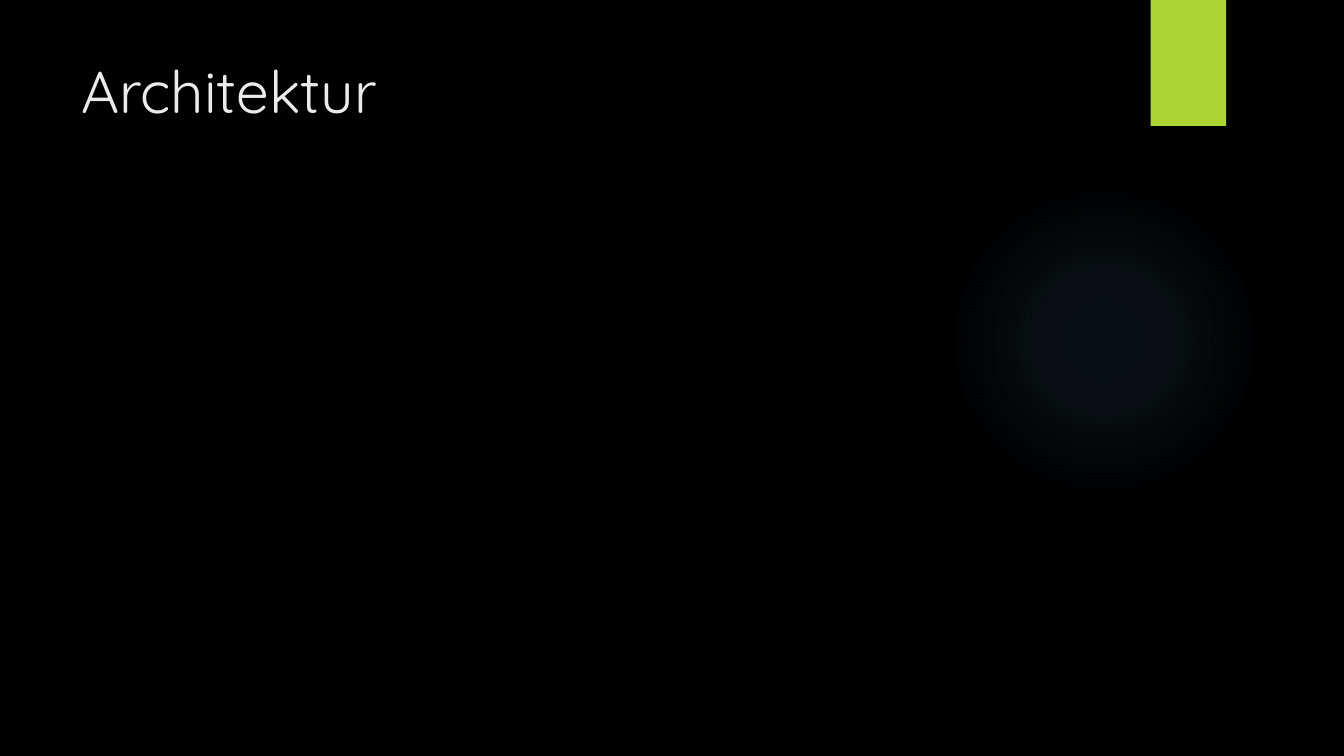
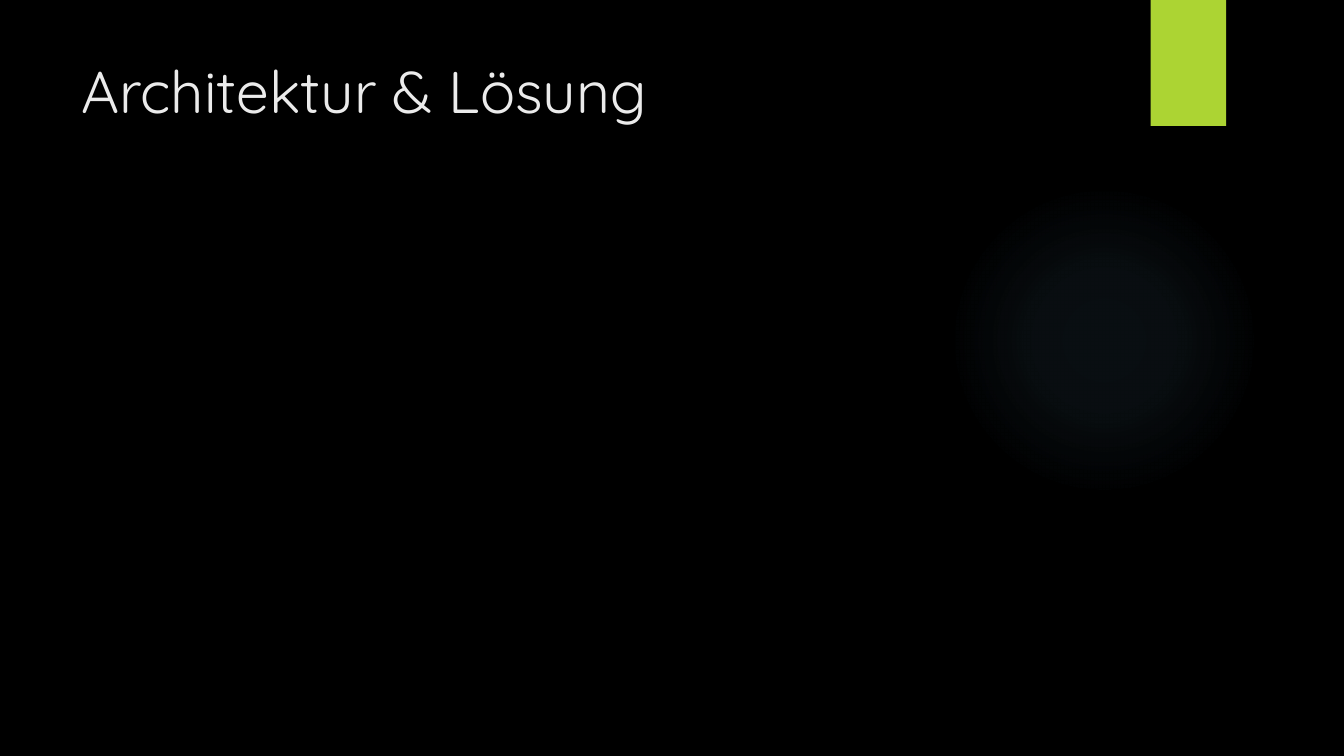
Before and after one commit to lucakuendig/INM21_Group_B, a slide deck: slide 3 of 06_Praesentation/Praesentation_Mangel_Manager.pptx (slide 5 before the commit). Drawn at 1344x756 pixels with LibreOffice and Linux fonts; fonts in the diff are those of the drawing; background and template pictures are left out. Boxes give left, top, right and bottom in pixels: in the first picture for what was removed or moved away, otherwise in the second. Text is boxed around its words. In the diff, an @@ line names an element or a change of style, - is before the commit and + after.

```diff
--- a/06_Praesentation/Praesentation_Mangel_Manager.pptx
+++ b/06_Praesentation/Praesentation_Mangel_Manager.pptx
@@ title at (x1=81, y1=69, x2=647, y2=125): text changed @@
-Architektur
+Architektur & Lösung
```
Also in this commit, not shown: 1 other slide changed, 2 slides added.
